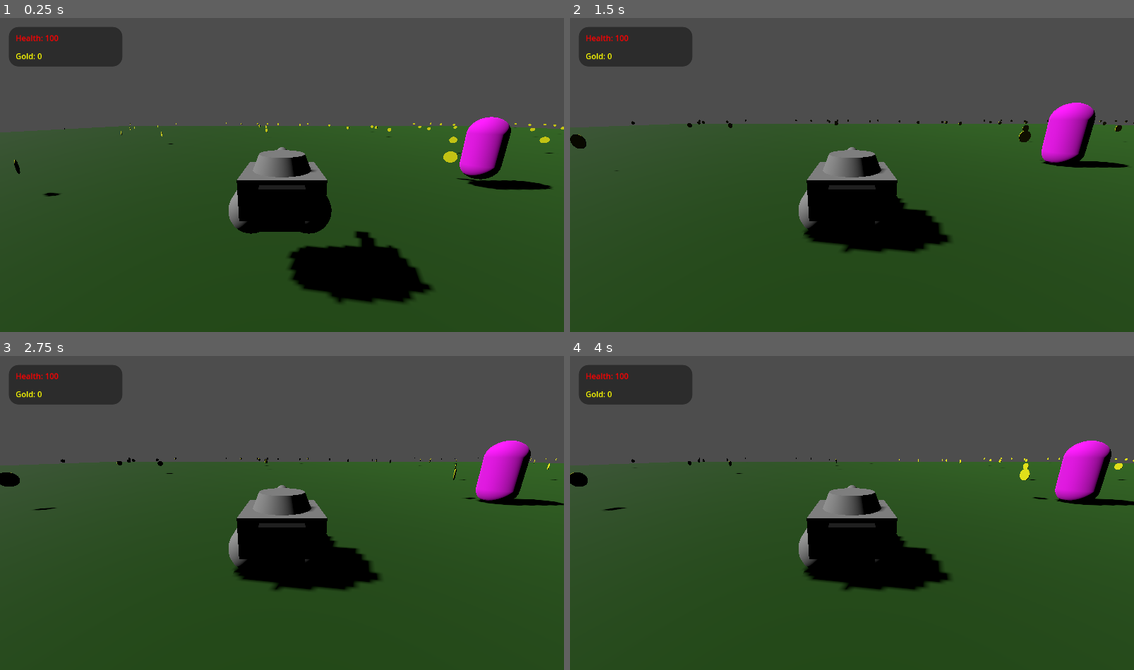
Above: before the commit, frames 1-4 (two rows, left to right).
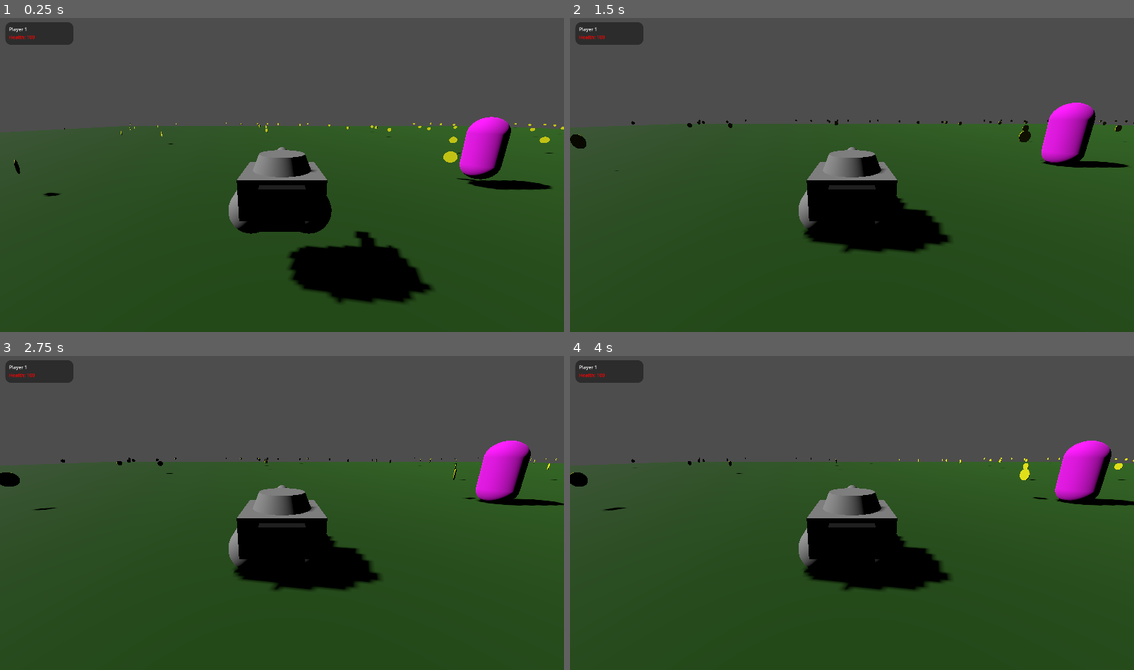
Above: after the commit, the same moments.

Repository: ewalefloch/TankGodot
Game: Godot game, scene res://Scene/racineTank.tscn
Same seed, same stepped clock (60 frames per second), same inputs: the game is played once before the commit and once after it.
Inputs:
- Up to frame 1 (0.25 s): no input
- Up to frame 2 (1.5 s): tap Enter (ui_accept) at 0.5, 0.77 s; hold Right (ui_right) 0.53-1.28 s; hold Left (ui_left) from 1.28 s (still down)
- Up to frame 3 (2.75 s): tap Enter (ui_accept) at 1.52 s; release Left (ui_left) at 2.03 s; hold Right (ui_right) from 2.03 s (still down)
- Up to frame 4 (4 s): tap Enter (ui_accept) at 3.02, 3.77 s; release Right (ui_right) at 3.53 s; hold Left (ui_left) from 3.53 s (still down)

The runs differ from the first frame. In frame 1, 2.2% of the frame differs, in the area x 1-22%, y 1-16%; in frame 2, 2.2%; in frame 3, 2.2%; in frame 4, 2.2%.

Commit message:
feat : add split screen and hud split

Diff:
--- a/HUD/hud.gd
+++ b/HUD/hud.gd
@@ -6,12 +6,20 @@
 @export
 var health_label : Label
 @export
-var gold_label : Label
+var player_label : Label
+@export
+var player_color : Color = Color.WHITE
+
+func _ready() -> void:
+	player_label.modulate = player_color
 
 func update_health(new_health: int) -> void:
 	health_label.text = "Health: %d" % new_health
 	health_label.modulate = Color.RED
 
 func update_gold(new_gold: int) -> void:
-	gold_label.text = "Gold: %d" % new_gold
-	gold_label.modulate = Color.YELLOW
+	pass
+
+func update_player_id(player_id: int) -> void:
+	player_label.text = "Player %s" % player_id
+	player_label.modulate = player_color
--- a/HUD/hud.tscn
+++ b/HUD/hud.tscn
@@ -9,17 +9,17 @@
 corner_radius_bottom_right = 20
 corner_radius_bottom_left = 20
 
-[node name="HUD" type="CanvasLayer" node_paths=PackedStringArray("health_label", "gold_label")]
+[node name="HUD" type="CanvasLayer" node_paths=PackedStringArray("health_label", "player_label")]
 script = ExtResource("1_37p78")
 health_label = NodePath("Panel/Health")
-gold_label = NodePath("Panel/Gold")
+player_label = NodePath("Panel/Player")
 metadata/_custom_type_script = "uid://brksou84y4g26"
 
 [node name="Panel" type="Panel" parent="."]
 offset_left = 18.0
 offset_top = 24.0
 offset_right = 250.0
-offset_bottom = 105.0
+offset_bottom = 101.0
 theme_override_styles/panel = SubResource("StyleBoxFlat_37p78")
 
 [node name="Health" type="Label" parent="Panel"]
@@ -27,16 +27,19 @@
 anchors_preset = -1
 anchor_top = -0.019000001
 anchor_right = 0.095000006
-offset_left = 14.0
-offset_top = 12.5390005
-offset_right = 179.95999
-offset_bottom = 34.532
+offset_left = 13.0
+offset_top = 40.539
+offset_right = 178.95999
+offset_bottom = 62.532
 text = "Health : 100"
 
-[node name="Gold" type="Label" parent="Panel"]
-layout_mode = 0
-offset_left = 14.0
-offset_top = 48.0
-offset_right = 203.0
-offset_bottom = 71.0
-text = "Gold : 0"
+[node name="Player" type="Label" parent="Panel"]
+layout_mode = 1
+anchors_preset = -1
+anchor_top = -0.019000001
+anchor_right = 0.095000006
+offset_left = 13.0
+offset_top = 13.5390005
+offset_right = 178.95999
+offset_bottom = 35.531998
+text = "Player 1"
--- /dev/null
+++ b/HUD/hud_player.gd
@@ -0,0 +1,14 @@
+class_name HudPlayer
+extends Node
+
+@export
+var tank: Tank
+@export
+var hud: HUD
+
+func _ready() -> void:
+	tank.health_changed.connect(hud.update_health)
+	tank.gold_changed.connect(hud.update_gold)
+	hud.update_player_id(tank.player_id)
+	hud.update_health(tank.health)
+	hud.update_gold(tank.gold)
--- a/game.tscn
+++ b/game.tscn
@@ -1,6 +1,11 @@
-[gd_scene load_steps=5 format=3 uid="uid://bjka1drpx3yow"]
+[gd_scene load_steps=8 format=3 uid="uid://bjka1drpx3yow"]
 
 [ext_resource type="PackedScene" uid="uid://bh5h347n2ooq7" path="res://Tank/tank.tscn" id="1_80nbo"]
+[ext_resource type="PackedScene" uid="uid://bedm5labi4dcb" path="res://HUD/hud.tscn" id="2_e2o6t"]
+[ext_resource type="Script" uid="uid://dboxx3bjruxw0" path="res://HUD/hud_player.gd" id="3_feb5d"]
+
+[sub_resource type="Theme" id="Theme_80nbo"]
+HBoxContainer/constants/separation = 0
 
 [sub_resource type="StandardMaterial3D" id="StandardMaterial3D_xsnwh"]
 albedo_color = Color(0.11764706, 0.31764707, 0, 1)
@@ -14,24 +19,80 @@
 
 [node name="Game" type="Node3D"]
 
-[node name="DirectionalLight3D" type="DirectionalLight3D" parent="."]
-transform = Transform3D(0.6657509, 0.16691034, -0.72726667, 0.70453924, 0.18040884, 0.6863504, 0.24576432, -0.9693264, 0.0025124382, 0, 22.526733, 1.7969944)
+[node name="HBoxContainer" type="HBoxContainer" parent="."]
+layout_direction = 2
+anchors_preset = 15
+anchor_right = 1.0
+anchor_bottom = 1.0
+grow_horizontal = 2
+grow_vertical = 2
+theme = SubResource("Theme_80nbo")
+
+[node name="SubViewportContainer" type="SubViewportContainer" parent="HBoxContainer"]
+layout_mode = 2
+size_flags_horizontal = 3
+stretch = true
+
+[node name="SubViewport" type="SubViewport" parent="HBoxContainer/SubViewportContainer"]
+handle_input_locally = false
+size = Vector2i(957, 1080)
+render_target_update_mode = 4
+
+[node name="TankP1" parent="HBoxContainer/SubViewportContainer/SubViewport" instance=ExtResource("1_80nbo")]
+transform = Transform3D(1, 0, 0, 0, 1, 0, 0, 0, 1, -48.9234, 0, 10.696169)
+
+[node name="HUD1" parent="HBoxContainer/SubViewportContainer/SubViewport" instance=ExtResource("2_e2o6t")]
+player_id = null
+player_color = null
+
+[node name="HudPlayer1" type="Node" parent="HBoxContainer/SubViewportContainer/SubViewport" node_paths=PackedStringArray("tank", "hud")]
+script = ExtResource("3_feb5d")
+tank = NodePath("../TankP1")
+hud = NodePath("../HUD1")
+metadata/_custom_type_script = "uid://dboxx3bjruxw0"
+
+[node name="ColorRect" type="ColorRect" parent="HBoxContainer"]
+custom_minimum_size = Vector2(5, 0)
+layout_mode = 2
+color = Color(0, 0, 0, 1)
+
+[node name="SubViewportContainer2" type="SubViewportContainer" parent="HBoxContainer"]
+layout_mode = 2
+size_flags_horizontal = 3
+stretch = true
+
+[node name="SubViewport" type="SubViewport" parent="HBoxContainer/SubViewportContainer2"]
+handle_input_locally = false
+size = Vector2i(958, 1080)
+render_target_update_mode = 4
+
+[node name="TankP2" parent="HBoxContainer/SubViewportContainer2/SubViewport" instance=ExtResource("1_80nbo")]
+transform = Transform3D(-0.99973303, 0, -0.0231061, 0, 1, 0, 0.0231061, 0, -0.99973303, -48.9234, -0.14890194, 2.6728306)
+player_id = 2
+
+[node name="HUD2" parent="HBoxContainer/SubViewportContainer2/SubViewport" instance=ExtResource("2_e2o6t")]
+player_id = null
+player_color = null
+
+[node name="HudPlayer2" type="Node" parent="HBoxContainer/SubViewportContainer2/SubViewport" node_paths=PackedStringArray("tank", "hud")]
+script = ExtResource("3_feb5d")
+tank = NodePath("../TankP2")
+hud = NodePath("../HUD2")
+metadata/_custom_type_script = "uid://dboxx3bjruxw0"
+
+[node name="World" type="Node3D" parent="."]
+
+[node name="DirectionalLight3D" type="DirectionalLight3D" parent="World"]
+transform = Transform3D(0.665751, 0.16691035, -0.72726655, 0.7045393, 0.18040885, 0.6863505, 0.24576433, -0.9693264, 0.002512468, 0, 22.526733, 1.7969944)
 shadow_enabled = true
 
-[node name="Sol" type="StaticBody3D" parent="."]
+[node name="Sol" type="StaticBody3D" parent="World"]
 transform = Transform3D(1, 0, 0, 0, 1, 0, 0, 0, 1, 0, -0.8374374, 0)
 
-[node name="MeshInstance3D" type="MeshInstance3D" parent="Sol"]
+[node name="MeshInstance3D" type="MeshInstance3D" parent="World/Sol"]
 mesh = SubResource("BoxMesh_e2o6t")
 metadata/_edit_lock_ = true
 
-[node name="CollisionShape3D" type="CollisionShape3D" parent="Sol"]
+[node name="CollisionShape3D" type="CollisionShape3D" parent="World/Sol"]
 shape = SubResource("BoxShape3D_feb5d")
 metadata/_edit_lock_ = true
-
-[node name="TankP1" parent="." instance=ExtResource("1_80nbo")]
-transform = Transform3D(1, 0, 0, 0, 1, 0, 0, 0, 1, -48.9234, 0, 10.696169)
-
-[node name="TankP2" parent="." instance=ExtResource("1_80nbo")]
-transform = Transform3D(-0.99973303, 0, -0.0231061, 0, 1, 0, 0.0231061, 0, -0.99973303, -48.9234, -0.14890194, 2.6728306)
-player_id = 2
--- a/project.godot
+++ b/project.godot
@@ -14,6 +14,12 @@
 run/main_scene="uid://l1la5jcjxf2i"
 config/features=PackedStringArray("4.5", "Forward Plus")
 config/icon="res://icon.svg"
+
+[display]
+
+window/size/viewport_width=1920
+window/size/viewport_height=1080
+window/size/mode=2
 
 [dotnet]
 
Not shown, added: HUD/hud_player.gd.uid
Not shown, removed: README.md
